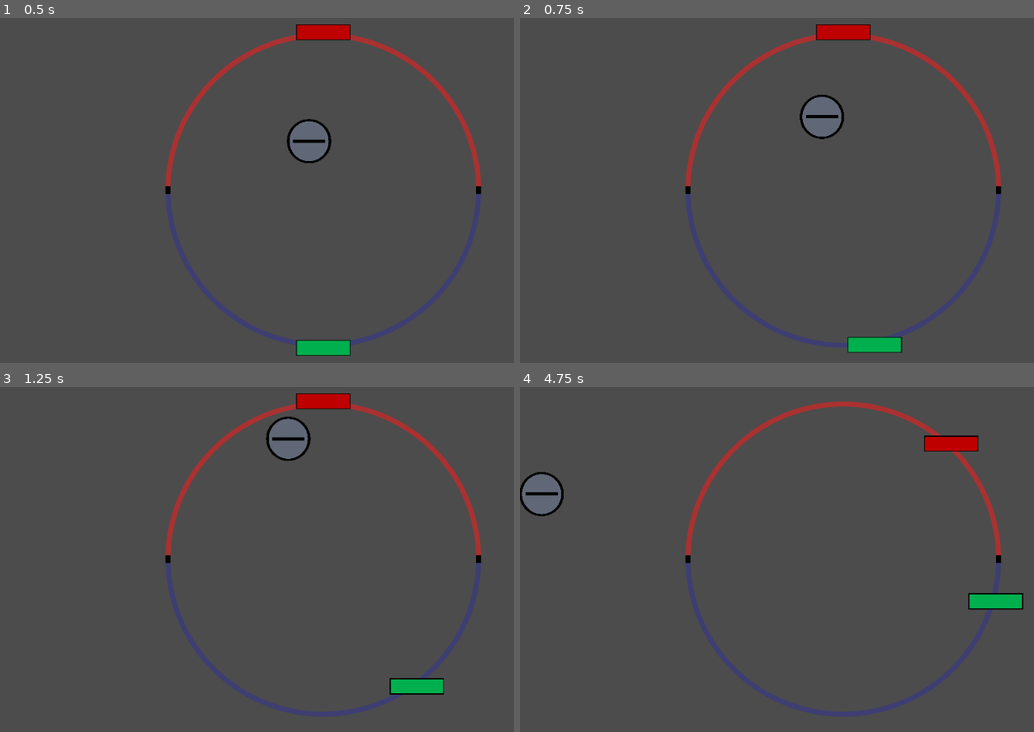
Above: before the commit, frames 1-4 (two rows, left to right).
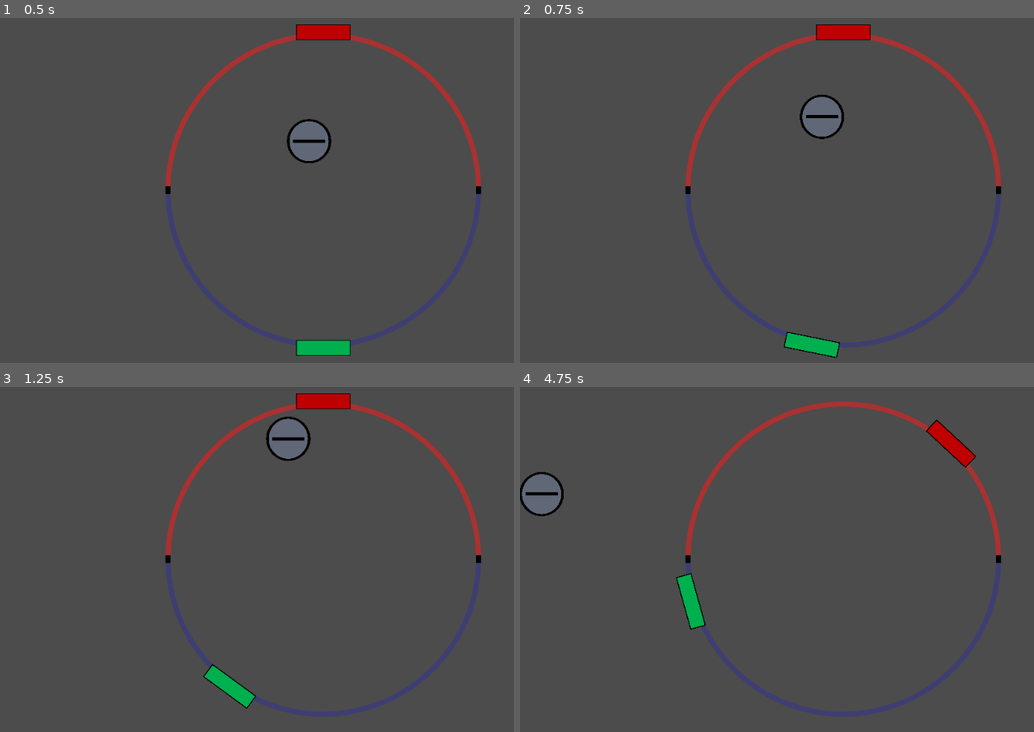
Above: after the commit, the same moments.

Repository: Nebulean/Electro-Pong
Game: Godot game, scene res://Scenes/Gameplay.tscn
Same seed, same stepped clock (60 frames per second), same inputs: the game is played once before the commit and once after it.
Inputs:
- Up to frame 1 (0.5 s): no input
- Up to frame 2 (0.75 s): hold Right (p1_clockwise, bound only after the commit) from 0.53 s (still down)
- Up to frame 3 (1.25 s): keep holding Right (p1_clockwise, bound only after the commit); tap Left (p1_clockwise, bound only before the commit) at 0.8 s
- Up to frame 4 (4.75 s): release Right (p1_clockwise, bound only after the commit) at 1.28 s; tap Left (p1_clockwise, bound only before the commit) at 1.35, 3.8, 4.35 s; tap D (p2_clockwise) at 1.55, 4.55 s; hold D (p2_clockwise) 2.03-2.78 s; tap Q (p2_trigo) at 2.3, 2.85 s; tap Right (p1_clockwise, bound only after the commit) at 3.05 s; hold Right (p1_clockwise, bound only after the commit) 3.53-4.28 s

Frame 1 is identical in both runs. In frame 2, 1.0% of the frame differs, in the area x 51-75%, y 90-99%; in frame 3, 1.0%; in frame 4, 1.7%, in the area x 30-98%, y 9-71%.

Commit message:
It works

Diff:
--- a/game/Scenes/Gameplay.tscn
+++ b/game/Scenes/Gameplay.tscn
@@ -12,9 +12,13 @@
 }
 
 [node name="Ring" parent="." instance=ExtResource( 2 )]
+gravity_vec = Vector2( 0, 0 )
+gravity = 0.0
 
 [node name="Player1" parent="." instance=ExtResource( 1 )]
+position = Vector2( 0, -250 )
 
 [node name="Player2" parent="." instance=ExtResource( 1 )]
+position = Vector2( 0, 250 )
 
 [node name="Ball" parent="." instance=ExtResource( 3 )]
--- a/game/Scenes/Main.tscn
+++ /dev/null
@@ -1,22 +0,0 @@
-[gd_scene load_steps=5 format=2]
-
-[ext_resource path="res://Scenes/Ball.tscn" type="PackedScene" id=1]
-[ext_resource path="res://Scenes/Player.tscn" type="PackedScene" id=2]
-[ext_resource path="res://Scenes/Arena.tscn" type="PackedScene" id=3]
-[ext_resource path="res://Scripts/Main.gd" type="Script" id=4]
-
-[node name="Node2D" type="Node2D"]
-script = ExtResource( 4 )
-__meta__ = {
-"_edit_group_": true
-}
-
-[node name="Arena" parent="." instance=ExtResource( 3 )]
-
-[node name="Ball" parent="." instance=ExtResource( 1 )]
-
-[node name="Player1" parent="." instance=ExtResource( 2 )]
-position = Vector2( 0, 250 )
-
-[node name="Player2" parent="." instance=ExtResource( 2 )]
-position = Vector2( 0, -250 )
--- a/game/Scenes/Player.tscn
+++ b/game/Scenes/Player.tscn
@@ -6,24 +6,24 @@
 
 [sub_resource type="SpriteFrames" id=1]
 animations = [ {
+"frames": [ ExtResource( 1 ) ],
+"loop": true,
+"name": "player1_power",
+"speed": 5.0
+}, {
 "frames": [ ExtResource( 2 ) ],
 "loop": true,
 "name": "player2_power",
 "speed": 5.0
 }, {
-"frames": [ ExtResource( 1 ) ],
+"frames": [ ExtResource( 2 ) ],
 "loop": true,
-"name": "player1_power",
+"name": "player2",
 "speed": 5.0
 }, {
 "frames": [ ExtResource( 1 ) ],
 "loop": true,
 "name": "player1",
-"speed": 5.0
-}, {
-"frames": [ ExtResource( 2 ) ],
-"loop": true,
-"name": "player2",
 "speed": 5.0
 } ]
 
--- a/game/Scripts/Gameplay.gd
+++ b/game/Scripts/Gameplay.gd
@@ -15,6 +15,8 @@
 	# Set players
 	p1.set_player(1, ring.position, radius)
 	p2.set_player(2, ring.position, radius)
+	p1.add_collision_exception_with(p2)
+	p2.add_collision_exception_with(p1)
 
 
 # Called every frame. 'delta' is the elapsed time since the previous frame.
--- a/game/Scripts/Main.gd
+++ /dev/null
@@ -1,20 +0,0 @@
-extends Node2D
-
-
-# Declare member variables here. Examples:
-# var a = 2
-# var b = "text"
-
-
-func _ready():
-	var screen = get_viewport_rect().size
-	position.x = screen.x/2
-	position.y = screen.y/2
-	$Player1.set_player(1)
-	$Player2.set_player(2)
-	$Player1.add_collision_exception_with($Player2)
-	$Player2.add_collision_exception_with($Player1)
-
-# Called every frame. 'delta' is the elapsed time since the previous frame.
-#func _process(delta):
-#	pass
--- a/game/Scripts/Player.gd
+++ b/game/Scripts/Player.gd
@@ -2,9 +2,9 @@
 
 class_name Player
 
-var angle
-var is_right = false
-var is_left = false
+export var angle: float
+var is_clockwise = false
+var is_trigo = false
 export var angle_step = 1
 export var is_input_sensitive = true
 var player
@@ -27,35 +27,36 @@
 
 	ring_center = center
 	ring_radius = radius
-	set_position_via_angle()
+	position = position_from_angle(angle)
 
-func set_position_via_angle() -> void:
-	position = ring_center + ring_radius*Vector2(cos(angle), sin(angle))
+func position_from_angle(alpha) -> Vector2:
+	return ring_center + ring_radius * Vector2(cos(alpha), sin(alpha))
 
 func _input(event):
 	if is_input_sensitive:
 		if event.is_action_pressed("p1_clockwise") && player == 1:
-			is_right = true
+			is_clockwise = true
 		if event.is_action_pressed("p2_clockwise") && player == 2:
-			is_right = true
+			is_clockwise = true
 		if event.is_action_pressed("p1_trigo") && player == 1:
-			is_left = true
+			is_trigo = true
 		if event.is_action_pressed("p2_trigo") && player == 2:
-			is_left = true
+			is_trigo = true
 		if event.is_action_released("p1_clockwise") && player == 1:
-			is_right = false
+			is_clockwise = false
 		if event.is_action_released("p2_clockwise") && player == 2:
-			is_right = false
+			is_clockwise = false
 		if event.is_action_released("p1_trigo") && player == 1:
-			is_left = false
+			is_trigo = false
 		if event.is_action_released("p2_trigo") && player == 2:
-			is_left = false
+			is_trigo = false
 
 func _physics_process(delta):
-	var lastPos = Vector2(0, 250).rotated(angle)
 	var lastAngle = angle
-	if is_right:
+	if is_clockwise:
 		angle = angle + angle_step * delta
-	if is_left:
+	if is_trigo:
 		angle = angle - angle_step * delta
-	set_position_via_angle()
+	move_and_collide(
+		position_from_angle(angle) - position_from_angle(lastAngle))
+	rotate(angle - lastAngle)
--- a/game/project.godot
+++ b/game/project.godot
@@ -52,13 +52,13 @@
 }
 p1_trigo={
 "deadzone": 0.5,
-"events": [ Object(InputEventKey,"resource_local_to_scene":false,"resource_name":"","device":0,"alt":false,"shift":false,"control":false,"meta":false,"command":false,"pressed":false,"scancode":16777233,"unicode":0,"echo":false,"script":null)
+"events": [ Object(InputEventKey,"resource_local_to_scene":false,"resource_name":"","device":0,"alt":false,"shift":false,"control":false,"meta":false,"command":false,"pressed":false,"scancode":16777231,"unicode":0,"echo":false,"script":null)
 , Object(InputEventJoypadMotion,"resource_local_to_scene":false,"resource_name":"","device":0,"axis":0,"axis_value":1.0,"script":null)
  ]
 }
 p1_clockwise={
 "deadzone": 0.5,
-"events": [ Object(InputEventKey,"resource_local_to_scene":false,"resource_name":"","device":0,"alt":false,"shift":false,"control":false,"meta":false,"command":false,"pressed":false,"scancode":16777231,"unicode":0,"echo":false,"script":null)
+"events": [ Object(InputEventKey,"resource_local_to_scene":false,"resource_name":"","device":0,"alt":false,"shift":false,"control":false,"meta":false,"command":false,"pressed":false,"scancode":16777233,"unicode":0,"echo":false,"script":null)
 , Object(InputEventJoypadMotion,"resource_local_to_scene":false,"resource_name":"","device":0,"axis":0,"axis_value":-1.0,"script":null)
  ]
 }
@@ -72,6 +72,7 @@
 "deadzone": 0.5,
 "events": [ Object(InputEventKey,"resource_local_to_scene":false,"resource_name":"","device":0,"alt":false,"shift":false,"control":false,"meta":false,"command":false,"pressed":false,"scancode":81,"unicode":0,"echo":false,"script":null)
 , Object(InputEventJoypadMotion,"resource_local_to_scene":false,"resource_name":"","device":1,"axis":0,"axis_value":-1.0,"script":null)
+, Object(InputEventKey,"resource_local_to_scene":false,"resource_name":"","device":0,"alt":false,"shift":false,"control":false,"meta":false,"command":false,"pressed":false,"scancode":65,"unicode":0,"echo":false,"script":null)
  ]
 }
 p1_powerup={
